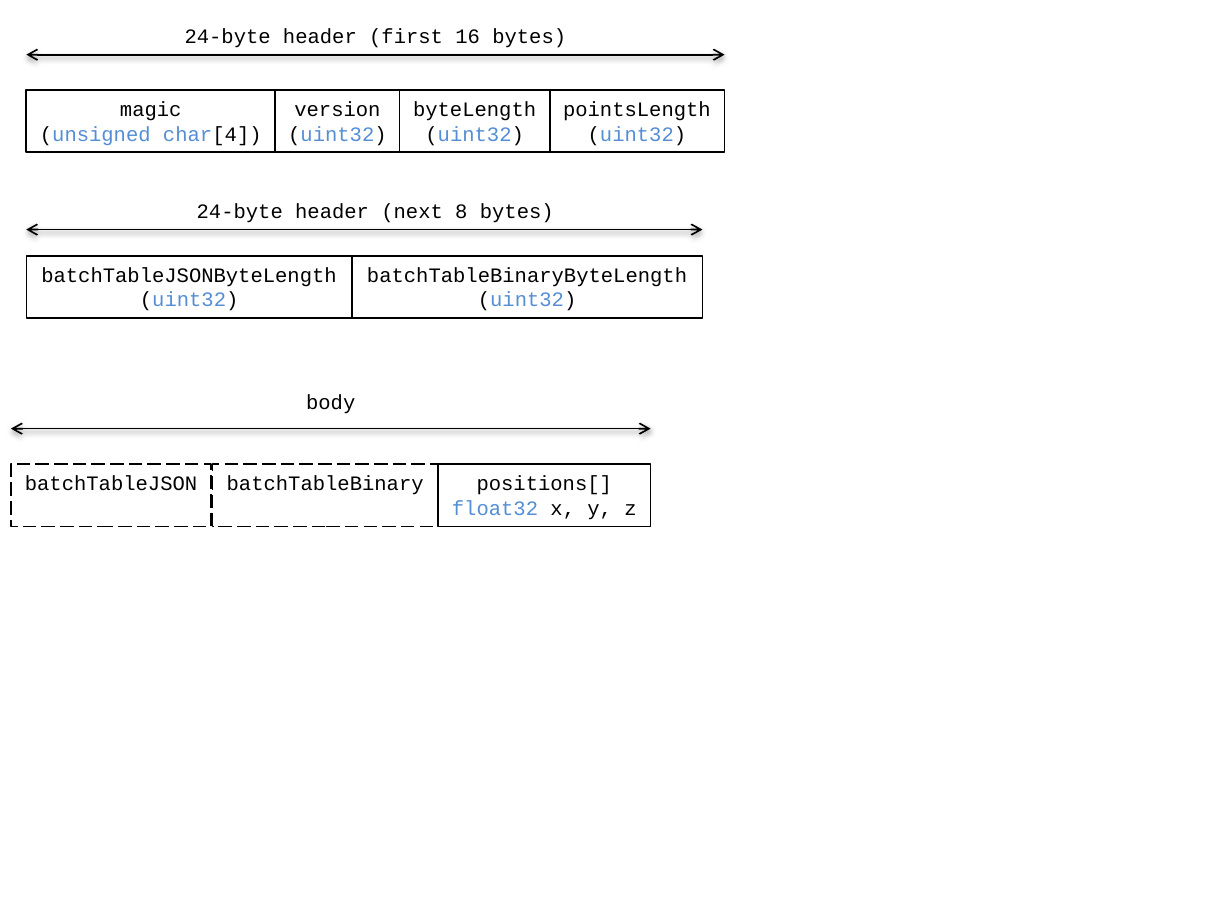
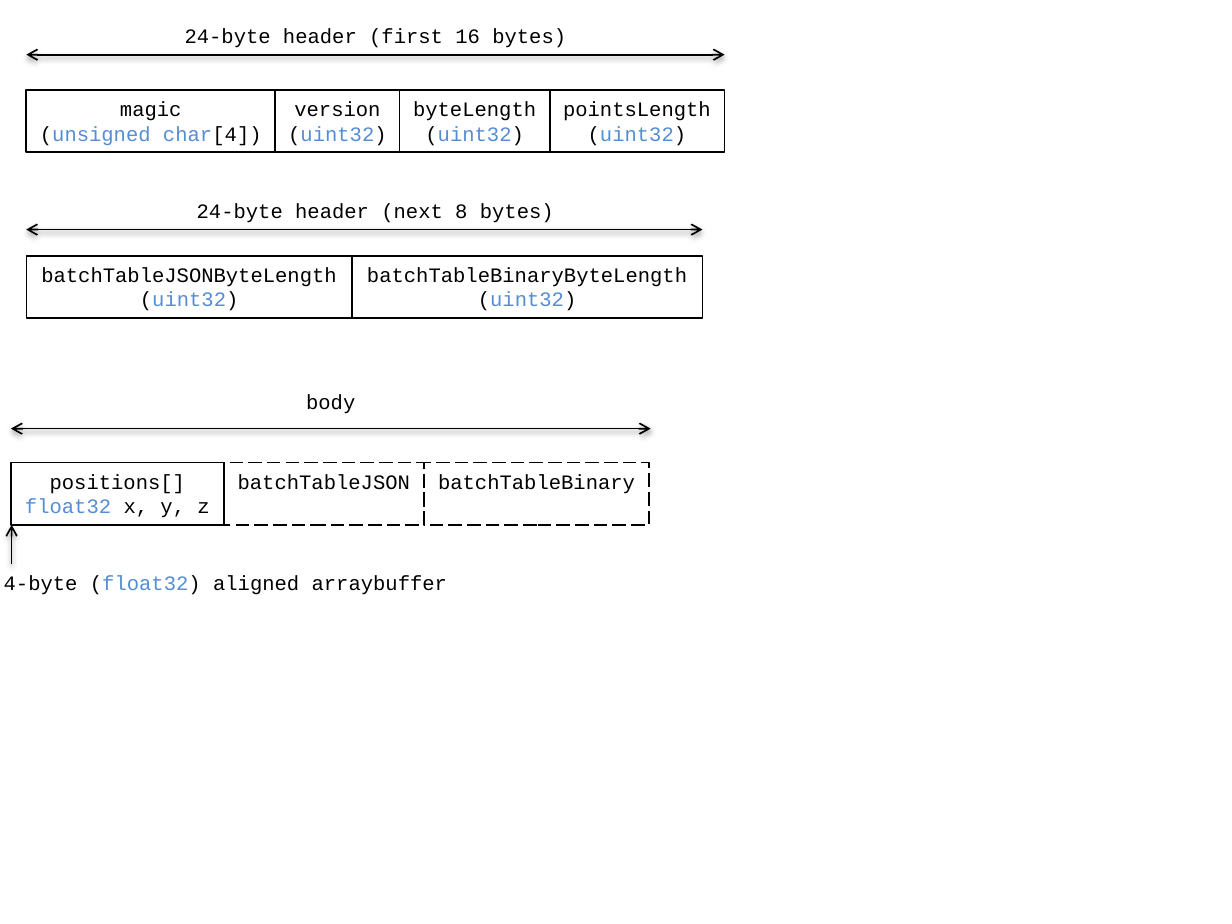
Before and after one commit to CesiumGS/3d-tiles, a slide deck: slide 1 of TileFormats/Points/figures/Figures.pptx. Drawn at 1232x924 pixels with LibreOffice and Linux fonts; fonts in the diff are those of the drawing. Boxes give left, top, right and bottom in pixels: in the first picture for what was removed or moved away, otherwise in the second. Text is boxed around its words. In the diff, an @@ line names an element or a change of style, - is before the commit and + after.

```diff
--- a/TileFormats/Points/figures/Figures.pptx
+++ b/TileFormats/Points/figures/Figures.pptx
@@ rectangle "positions[]" moved from (x1=437, y1=464, x2=650, y2=526) to (x1=11, y1=463, x2=224, y2=525) @@
@@ rectangle "batchTableJSON" moved from (x1=11, y1=464, x2=212, y2=526) to (x1=224, y1=463, x2=425, y2=525) @@
@@ rectangle "batchTableBinary" moved from (x1=213, y1=464, x2=439, y2=526) to (x1=424, y1=463, x2=649, y2=525) @@
@@ arrow added from (11, 564) to (11, 525), #000000 1 pt @@
@@ text added at (x1=4, y1=576, x2=447, y2=595), 12 pt, text #000000 @@
+4-byte (float32) aligned arraybuffer
```
Also in this commit, not shown: 1 other file.
